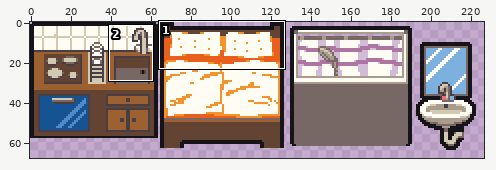
Pixel-art file, stored at godot/res/sprites/tilesets/furniture_interactable.aseprite. Above: a wide view before the commit, with the close-up outlined.
Close-up. Old version:
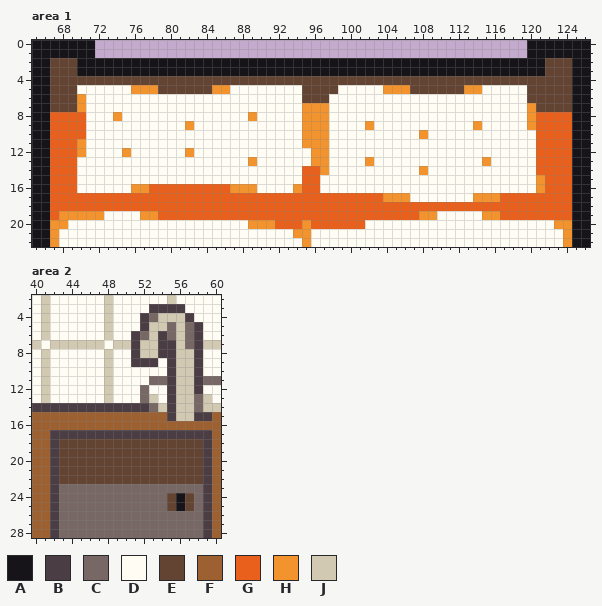
320x320 pixels, 1 frame. Shown: area 1: x 65..126, y 0..22; area 2: x 40..60, y 2..28. The wide view leaves out empty margins.
Visible layers, top first: "Outline", "Layer 1", "Layer".
Palette (. is transparent): A #161419  B #4b3d44  C #776865  D #fffcf4  E #634432  F #9c6031  G #e8601c  H #f2932d  J #d2c9b3
Pixels before, area 1, first column x 65:
 0 AAAAAAA................................................AAAAAAA
 1 AAAAAAA................................................AAAAAAA
 2 AAEEEAAAAAAAAAAAAAAAAAAAAAAAAAAAAAAAAAAAAAAAAAAAAAAAAAAAAEEEAA
 3 AAEEEAAAAAAAAAAAAAAAAAAAAAAAAAAAAAAAAAAAAAAAAAAAAAAAAAAAAEEEAA
 4 AAEEEEEEEEEEEEEEEEEEEEEEEEEEEEEEEEEEEEEEEEEEEEEEEEEEEEEEEEEEAA
 5 AAEEEDDDDDDHHHEEEEEEHHDDDDDDDDEEEEDDDDDHHHEEEEEEHHDDDDDEEEEEAA
 6 AAEEEHDDDDDDDDDDDDDDDDDDDDDDDDEEEDDDDDDDDDDDDDDDDDDDDDDEEEEEAA
 7 AAEEEHDDDDDDDDDDDDDDDDDDDDDDDDHHHDDDDDDDDDDDDDDDDDDDDDDHEEEEAA
 8 AAGGGGDDDHDDDDDDDDDDDDDDHDDDDDHHHDDDDDDDDDDDDDDDDDDDDDDHGGGGAA
 9 AAGGGGDDDDDDDDDDDHDDDDDDDDDDDDHHHDDDDHDDDDDDDDDDDHDDDDDHGGGGAA
10 AAGGGGDDDDDDDDDDDDDDDDDDDDDDDDHHHDDDDDDDDDDHDDDDDDDDDDDDGGGGAA
11 AAGGGHDDDDDDDDDDDDDDDDDDDDDDDDHHHDDDDDDDDDDDDDDDDDDDDDDDGGGGAA
12 AAGGGHDDDDHDDDDDDHDDDDDDDDDDDDDHHDDDDDDDDDDDDDDDDDDDDDDDGGGGAA
13 AAGGGDDDDDDDDDDDDDDDDDDDHDDDDDDHHDDDDHDDDDDDDDDDDDHDDDDDGGGGAA
14 AAGGGDDDDDDDDDDDDDDDDDDDDDDDDDGGHDDDDDDDDDDHDDDDDDDDDDDDGGGGAA
15 AAGGGDDDDDDDDDDDDDDDDDDDDDDDDDGGDDDDDDDDDDDDDDDDDDDDDDDDHGGGAA
16 AAGGGDDDDDDHHGGGGGGGGGHHHDDDDHGGDDDDDDDDDDDDDDDDDDDDDDDDHGGGAA
17 AAGGGGGGGGGGGGGGGGGGGGGGGGGGGGGGGGGGGGGHHHDDDDDDDHHHGGGGGGGGAA
18 AAGGGGGGGGGGGGGGGGGGGGGGGGGGGGGGGGGGGGGGGGGGGGGGGGGGGGGGGGGGAA
19 AAGHHHHHDDDDHHGGGGGGGGGGGGGGGGGGGGGGGGGGGGGHHDDDDDHHGGGGGGGGAA
20 AAHHDDDDDDDDDDDDDDDDDDDDHHHGGGHGGGGGGDDDDDDDDDDDDDDDDDDDDDHHAA
21 AAHDDDDDDDDDDDDDDDDDDDDDDDDDDHHDDDDDDDDDDDDDDDDDDDDDDDDDDDDHAA
22 AAHDDDDDDDDDDDDDDDDDDDDDDDDDDDHDDDDDDDDDDDDDDDDDDDDDDDDDDDDHAA
Pixels before, area 2, first column x 40:
 2 DJDDDDDDJDDDDDDJDDDDD
 3 DJDDDDDDJDDDDBBBBDDDD
 4 DJDDDDDDJDDDBCJJJBDDD
 5 DJDDDDDDJDDDBJJCJCBDD
 6 DJDDDDDDJDDBCJBCJCBDD
 7 JDJJJJJJDJJBJJBBJCBJJ
 8 DJDDDDDDJDDBJJBBJJBDD
 9 DJDDDDDDJDDBBBDBJJBDD
10 DJDDDDDDJDDDDDDBJJBDD
11 DJDDDDDDJDDDDCCBJJBCC
12 DJDDDDDDJDDDCDDBJJBDD
13 DJDDDDDDJDDDCJDBJJCJD
14 BBBBBBBBBBBBBCJBJJCJJ
15 FFFFFFFFFFFFFFFBJJBBF
16 FFFFFFFFFFFFFFFFFFFFF
17 FFBBBBBBBBBBBBBBBBBBF
18 FFBEEEEEEEEEEEEEEEEBF
19 FFBEEEEEEEEEEEEEEEEBF
20 FFBEEEEEEEEEEEEEEEEBF
21 FFBEEEEEEEEEEEEEEEEBF
22 FFBEEEEEEEEEEEEEEEEBF
23 FFBCCCCCCCCCCCCCCCCBF
24 FFBCCCCCCCCCCCCEAECBF
25 FFBCCCCCCCCCCCCEAECBF
26 FFBCCCCCCCCCCCCCCCCBF
27 FFBCCCCCCCCCCCCCCCCBF
28 FFBCCCCCCCCCCCCCCCCBF
The same view after the edit:
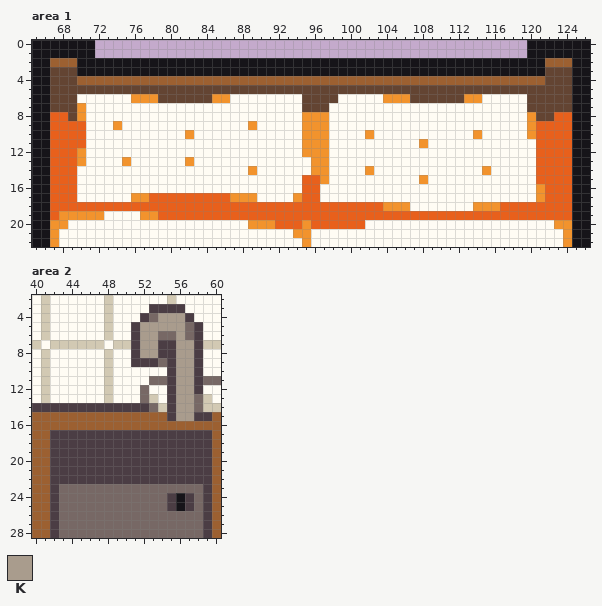
Colours new in this view: K #a99c8d
Diff:
Area 1, layer "Layer":
Colour G becomes colour D in row 14 at x 95; in row 16 at x 78 to 86; in row 17 at x 70 to 75, 90 to 93, 97 to 103 and 117 to 120; in row 18 at x 107 to 113.
Colour H becomes colour D in row 6 at x 70; in row 8 at x 74 and 89; in row 9 at x 82, 102 and 114; in row 10 at x 108; in row 12 at x 75 and 82; in row 13 at x 89, 102 and 115.
Colour H becomes colour D in row 14 at x 108; in row 16 at x 76 to 77, 87 to 89 and 94; in row 17 at x 104 to 106 and 114 to 116.
Colour D becomes colour E in row 5 at x 70 to 75, 87 to 94, 99 to 103 and 115 to 119; in row 6 at x 79 to 84, 98 and 107 to 112.
Colour G becomes colour E in row 8 at x 69 and 121 to 122.
Colour H becomes colour E in row 5 at x 76 to 78, 85 to 86, 104 to 106 and 113 to 114; in row 7 at x 95 to 97 and 120.
Colour E becomes colour F in row 2 at x 67 to 69 and 122 to 124; in row 4 at x 70 to 121.
Colour D becomes colour G in row 19 at x 110 to 114.
Colour H becomes colour G in row 11 at x 70; in row 15 at x 121; in row 19 at x 108 to 109 and 115 to 116.
Colour D becomes colour H in row 6 at x 76 to 78, 85 to 86, 104 to 106 and 113 to 114; in row 9 at x 74 and 89; in row 10 at x 82, 102, 114 and 120; in row 11 at x 108; in row 12 at x 95; in row 13 at x 70, 75 and 82.
Colour D becomes colour H in row 14 at x 89, 102 and 115; in row 15 at x 97 and 108.
Colour G becomes colour H in row 8 at x 70; in row 14 at x 96; in row 17 at x 76 to 77, 87 to 89, 94 and 121; in row 18 at x 104 to 106 and 114 to 116.
Area 2, layer "Layer":
Colour D becomes colour B in row 5 at x 51.
Colour E becomes colour B in rows 18 to 22 at x 43 to 58; in rows 24 to 25 at x 55 and 57.
Colour B becomes colour C in row 6 at x 54.
Colour D becomes colour C in row 9 at x 54.
Colour B becomes colour K in row 5 at x 52.
Colour C becomes colour K in row 5 at x 55; in row 6 at x 52; in row 7 at x 57.
Colour J becomes colour K in row 4 at x 54 to 56; in row 5 at x 53 to 54 and 56; in row 6 at x 53 and 56; in row 7 at x 52 to 53 and 56; in row 8 at x 52 to 53 and 56 to 57; in rows 9 to 15 at x 56 to 57.
